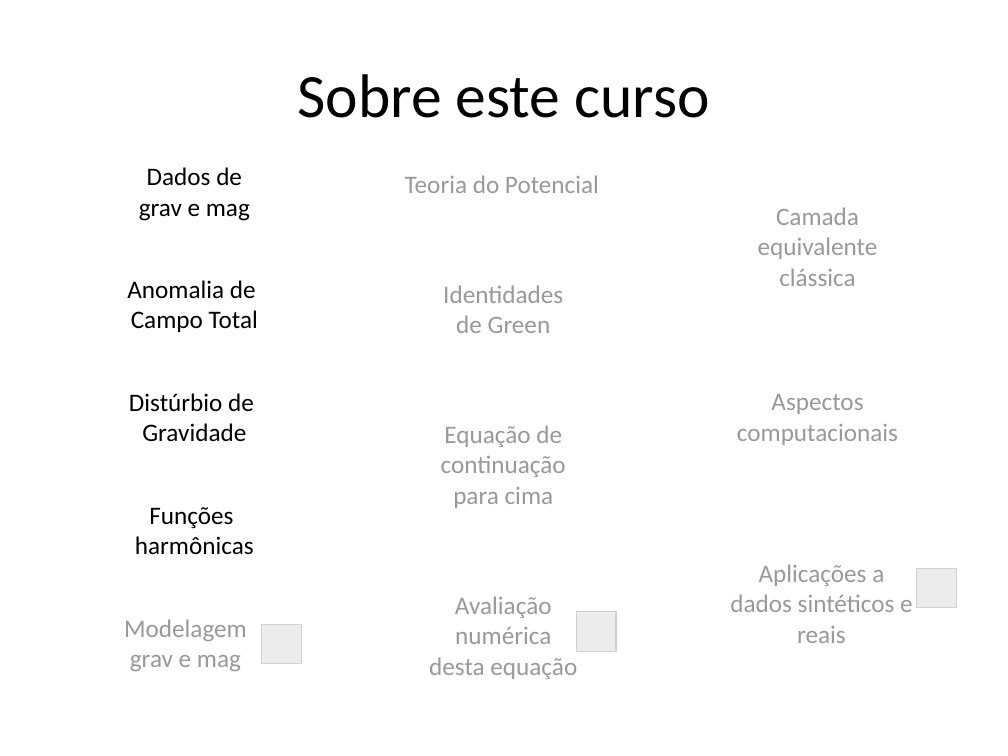
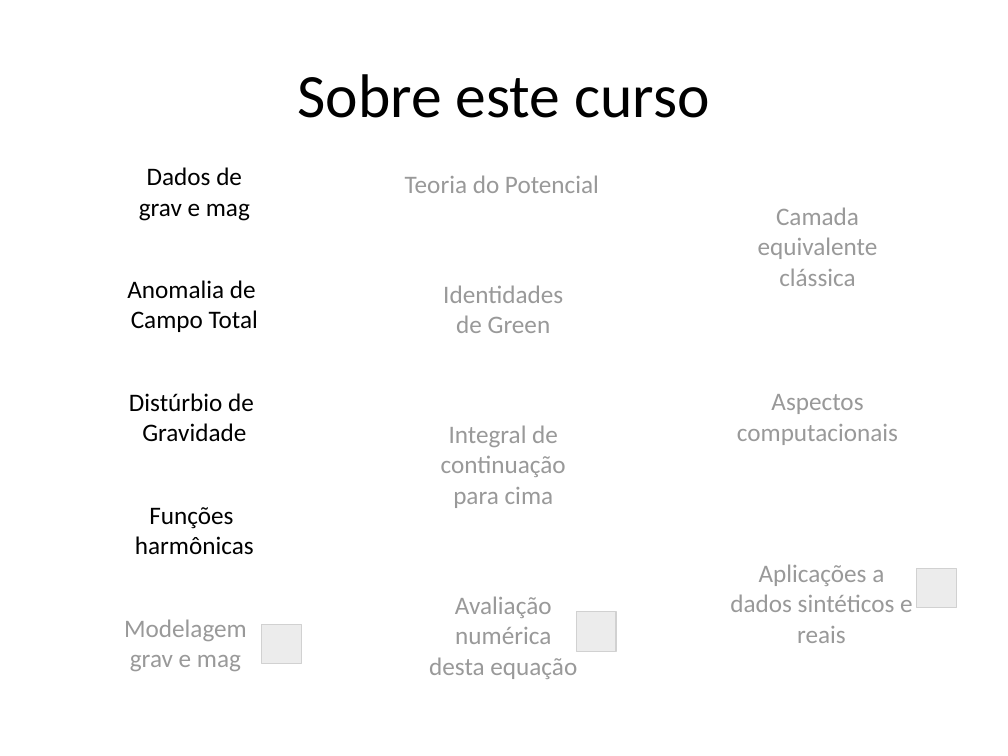
Before and after one commit to pinga-lab/CE-VII-SimBGf-2016, a slide deck: slide 47 of slides/2_ce-introducao.pptx. Drawn at 1008x756 pixels with LibreOffice and Linux fonts; fonts in the diff are those of the drawing; grey boxes stand for pictures. Boxes give left, top, right and bottom in pixels: in the first picture for what was removed or moved away, otherwise in the second. Text is boxed around its words. In the diff, an @@ line names an element or a change of style, - is before the commit and + after.

Commit message:
inicio da parte sobre a integral de cont para cima

```diff
--- a/slides/2_ce-introducao.pptx
+++ b/slides/2_ce-introducao.pptx
@@ rectangle: place and size @@
-rectangle at (410,407,599,523)
+rectangle at (416,404,605,520)
@@ text at (441,425,566,508): text changed @@
-Equação de continuação para cima
+Integral de continuação para cima
```
Also in this commit, not shown: 9 other slides changed, 2 other files.
